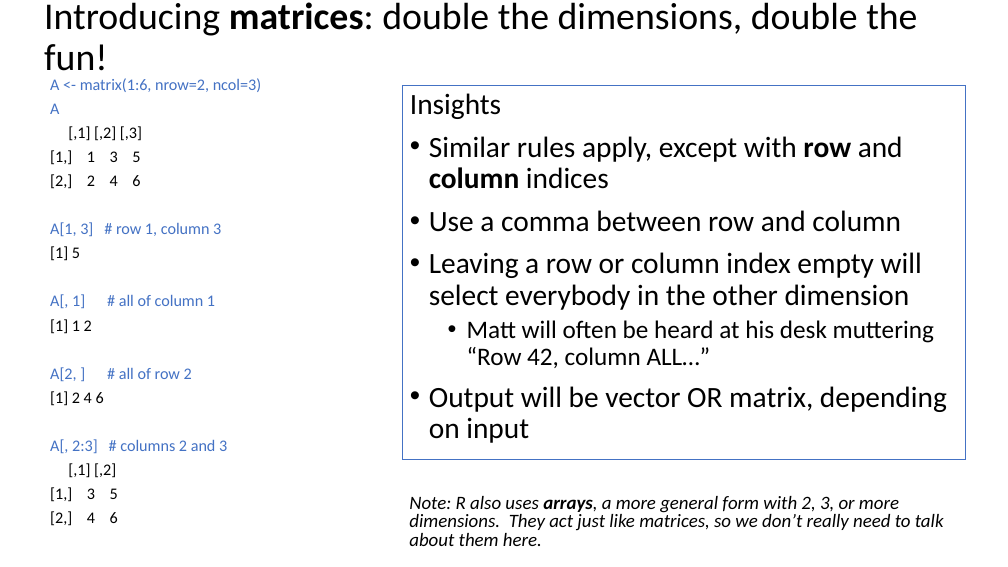
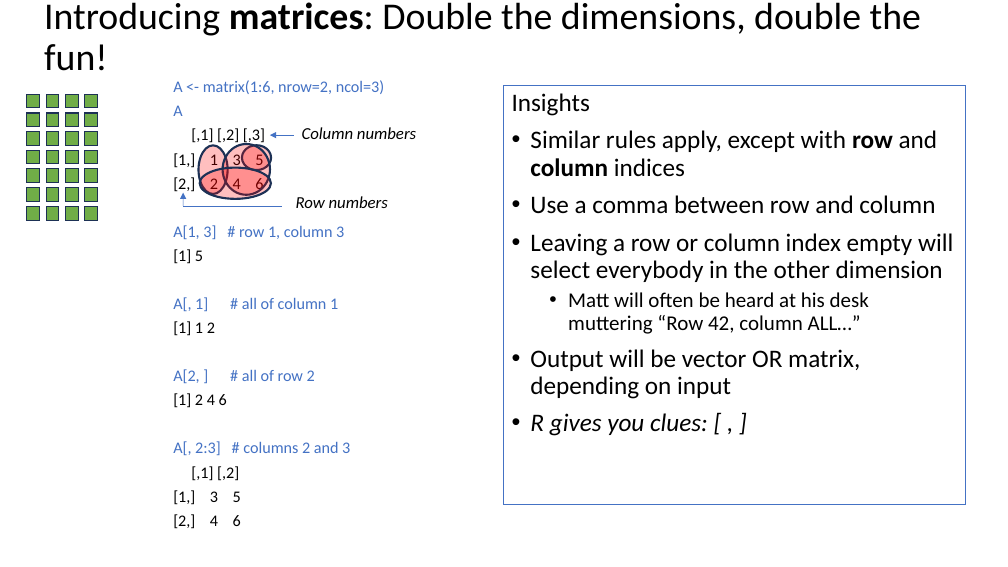
Before and after one commit to justinpriest/ADFG_R_Intro_Workshop, a slide deck: slide 6 of presentations/4 - Programming Basics 2 - Under the Hood.pptx (slide 4 before the commit). Drawn at 1008x567 pixels with LibreOffice and Linux fonts; fonts in the diff are those of the drawing. Boxes give left, top, right and bottom in pixels: in the first picture for what was removed or moved away, otherwise in the second. Text is boxed around its words. In the diff, an @@ line names an element or a change of style, - is before the commit and + after.

Commit message:
updates to presentations c(1, 3:4, 6)

```diff
--- a/presentations/4 - Programming Basics 2 - Under the Hood.pptx
+++ b/presentations/4 - Programming Basics 2 - Under the Hood.pptx
@@ title at box(44, 2, 921, 71): text changed @@
-Introducing matrices: double the dimensions, double the fun!
+Introducing matrices: Double the dimensions, double the fun!
@@ text "A <- matrix(1:6, nrow=2, ncol=3)": place and size @@
-text "A <- matrix(1:6, nrow=2, ncol=3)" at box(50, 78, 261, 526)
+text "A <- matrix(1:6, nrow=2, ncol=3)" at box(173, 80, 384, 529)
@@ rectangle "Insights": place and size @@
-rectangle "Insights" at box(402, 85, 966, 460)
+rectangle "Insights" at box(504, 85, 966, 504)
@@ text in rectangle at box(512, 93, 953, 399): size 28 to 24 pt in "Insights", "Similar rules apply, except with row and ...", "Use a comma between row and column", "Leaving a row or column index empty ..." and 1 more places; size 24 to 20 pt in "Matt will often be heard at his ..." @@
@@ ellipse added at box(199, 145, 228, 194), fill #FF0000 at 25% opacity, outline #1E3256 2 pt @@
@@ ellipse added at box(222, 144, 270, 195), fill #FF0000 at 25% opacity, outline #1E3256 2 pt @@
@@ ellipse added at box(242, 145, 271, 170), fill #FF0000 at 25% opacity, outline #1E3256 2 pt @@
@@ arrow added from (294, 135) to (270, 135), #4472C4 0.5 pt @@
@@ text added at box(302, 127, 416, 139), 16 pt, text #000000, italic @@
+Column numbers
@@ ellipse added at box(200, 168, 271, 199), fill #FF0000 at 25% opacity, outline #1E3256 2 pt @@
@@ group added at box(27, 95, 98, 220): 28 rectangles @@
@@ arrow added from (183, 206) to (183, 193), #4472C4 0.5 pt @@
@@ line added from (183, 206) to (282, 206), #4472C4 0.5 pt @@
@@ text added at box(296, 196, 388, 208), 16 pt, text #000000, italic @@
+Row numbers
@@ text in rectangle at box(530, 413, 708, 436): paragraph added @@
+• R gives you clues: [ , ]
@@ text removed at box(409, 496, 944, 546) @@
-Note: R also uses arrays, a more general form with 2, 3, or more dimensions. They act just like matrices, so we don’t really need to talk about them here.
```
Also in this commit, not shown: 8 other slides changed, 7 slides added, 5 slides removed, 3 other files.
